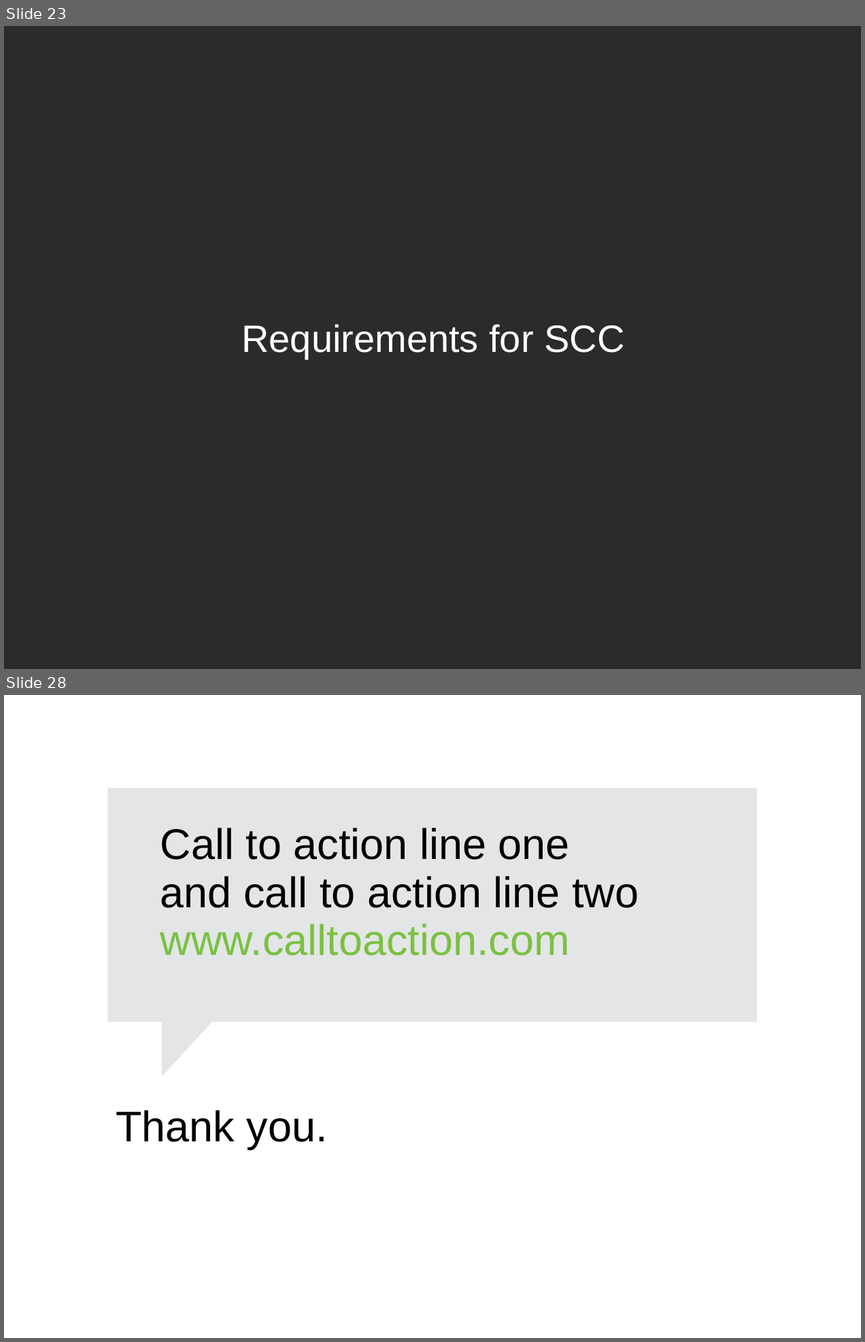
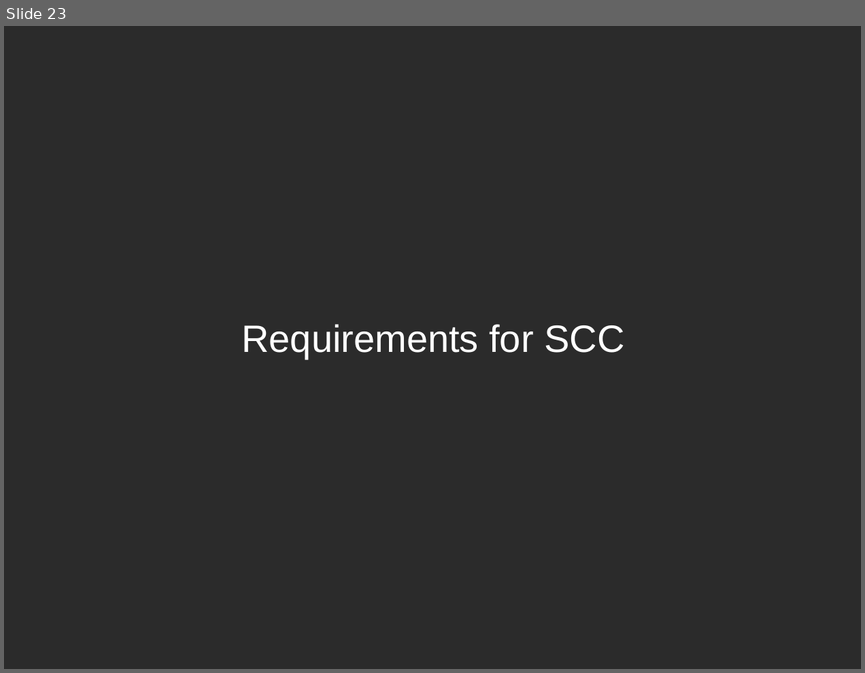
Before and after one commit to hustodemon/subscription-matcher, a slide deck: doc/SubscriptionCounting.odp. Shown one above the other, each under a label of ours: slides 23 and 28 before the commit, slide 23 after it; the slides between them are not shown. The pictures are 865x1342 and 865x673 pixels, drawn with LibreOffice and Linux fonts; fonts in the diff are those of the drawing; background and template pictures are left out; a plain dark background stands for a picture behind light text. Boxes give left, top, right and bottom in pixels: in the first picture for what was removed or moved away, otherwise in the second. Text is boxed around its words. In the diff, an @@ line names an element or a change of style, - is before the commit and + after.

```diff
--- a/doc/SubscriptionCounting.odp
+++ b/doc/SubscriptionCounting.odp
@@ slide 28 removed at [4, 695, 861, 1338], background #FFFFFF @@
@@ rectangle removed at [107, 787, 757, 1021] @@
@@ text removed at [160, 828, 638, 955] @@
-Call to action line one
-and call to action line two
-www.calltoaction.com
@@ right triangle removed at [162, 1015, 218, 1076] @@
@@ text removed at [116, 1110, 328, 1149] @@
-Thank you.
@@ page number removed at [4, 1306, 113, 1338] @@
-28
```
Also in this commit, not shown: 8 slides changed, 1 slide added, 1 other slide removed.
